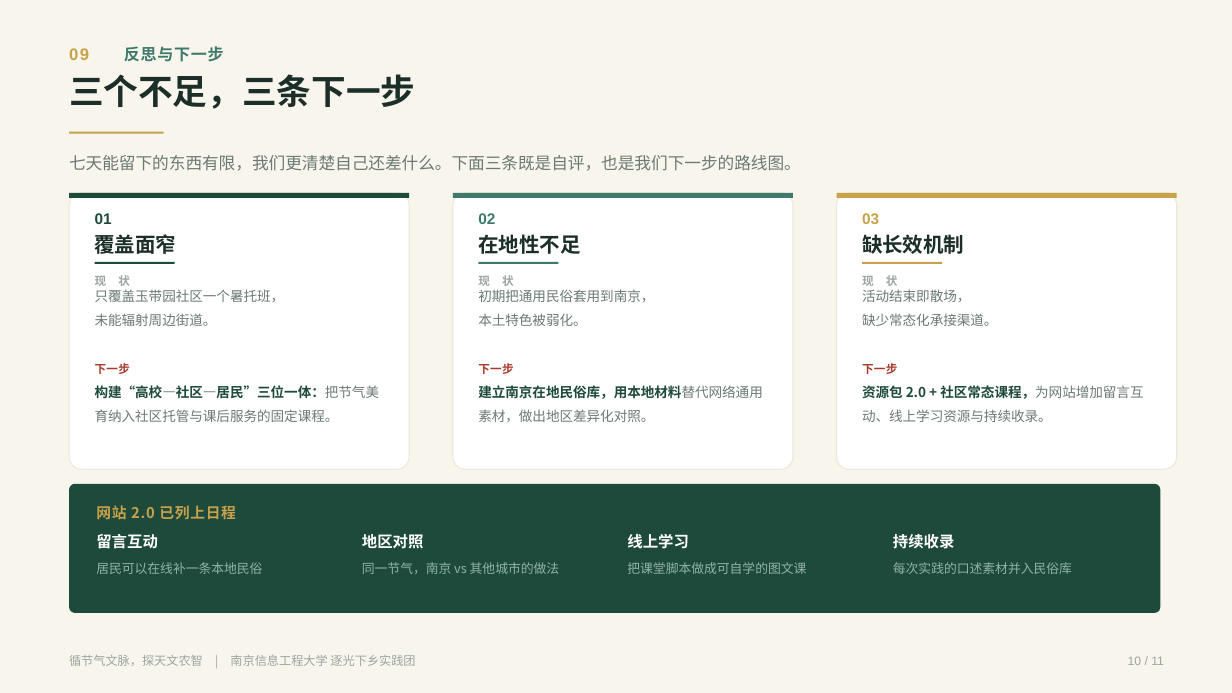
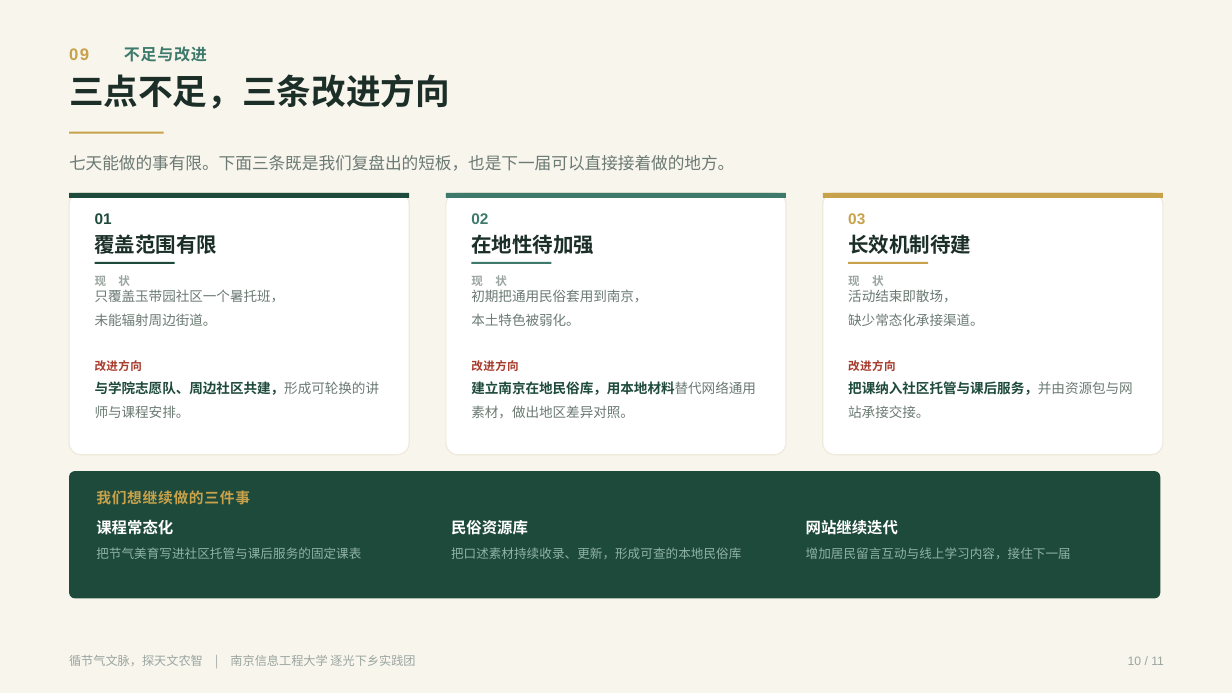
Before and after one commit to Xulu-Debug/jieqi-site, a slide deck: slide 10 of docs/答辩/答辩PPT-5分钟.pptx. Drawn at 1232x693 pixels with LibreOffice and Linux fonts; fonts in the diff are those of the drawing. Boxes give left, top, right and bottom in pixels: in the first picture for what was removed or moved away, otherwise in the second. Text is boxed around its words. In the diff, an @@ line names an element or a change of style, - is before the commit and + after.

Commit message:
docs: 更新答辩 PPT 为面向老师汇报版本（做了什么/做出了什么/带来了什么/反响）

```diff
--- a/docs/答辩/答辩PPT-5分钟.pptx
+++ b/docs/答辩/答辩PPT-5分钟.pptx
@@ text at (x1=124, y1=46, x2=207, y2=62): text changed @@
-09 反思与下一步
+09 不足与改进
@@ text at (x1=69, y1=74, x2=450, y2=109): text changed @@
-三个不足，三条下一步
+三点不足，三条改进方向
@@ text at (x1=69, y1=155, x2=734, y2=171): text changed @@
-七天能留下的东西有限，我们更清楚自己还差什么。下面三条既是自评，也是我们下一步的路线图。
+七天能做的事有限。下面三条既是我们复盘出的短板，也是下一届可以直接接着做的地方。
@@ rounded rectangle resized from (x1=69, y1=193, x2=409, y2=470) to (x1=69, y1=193, x2=409, y2=455) @@
@@ rectangle moved from (x1=453, y1=193, x2=793, y2=199) to (x1=446, y1=193, x2=787, y2=199) @@
@@ rounded rectangle resized from (x1=453, y1=193, x2=793, y2=470) to (x1=446, y1=193, x2=787, y2=455) @@
@@ rounded rectangle resized from (x1=837, y1=193, x2=1177, y2=470) to (x1=823, y1=193, x2=1164, y2=455) @@
@@ text at (x1=95, y1=234, x2=218, y2=254): text changed @@
-覆盖面窄
+覆盖范围有限
@@ text at (x1=471, y1=234, x2=594, y2=254): text changed @@
-在地性不足
+在地性待加强
@@ text at (x1=848, y1=234, x2=971, y2=254): text changed @@
-缺长效机制
+长效机制待建
@@ 2 texts, 1 rectangle moved together from (x1=478, y1=213, x2=559, y2=286) to (x1=471, y1=213, x2=552, y2=286) @@
@@ 2 texts, 2 rectangles moved together from (x1=837, y1=193, x2=1177, y2=286) to (x1=823, y1=193, x2=1164, y2=286) @@
@@ text "初期把通用民俗套用到南京， 本土特色被弱化。" moved from (x1=478, y1=289, x2=654, y2=326) to (x1=471, y1=289, x2=647, y2=326) @@
@@ text "活动结束即散场， 缺少常态化承接渠道。" moved from (x1=862, y1=289, x2=998, y2=326) to (x1=848, y1=289, x2=984, y2=326) @@
@@ text at (x1=95, y1=381, x2=380, y2=418): text changed; text colour #6B7A73 to #1E4A3C; bold on @@
-构建“高校—社区—居民”三位一体：把节气美育纳入社区托管与课后服务的固定课程。
+与学院志愿队、周边社区共建，形成可轮换的讲师与课程安排。
@@ text at (x1=95, y1=360, x2=142, y2=371): text changed @@
-下一步
+改进方向
@@ text at (x1=471, y1=381, x2=756, y2=418): text changed @@
-建立南京在地民俗库，用本地材料替代网络通用素材，做出地区差异化对照。
+建立南京在地民俗库，用本地材料替代网络通用素材，做出地区差异对照。
@@ text at (x1=471, y1=360, x2=518, y2=371): text changed @@
-下一步
+改进方向
@@ text at (x1=848, y1=381, x2=1133, y2=418): text changed; text colour #6B7A73 to #1E4A3C; bold on @@
-资源包 2.0 + 社区常态课程，为网站增加留言互动、线上学习资源与持续收录。
+把课纳入社区托管与课后服务，并由资源包与网站承接交接。
@@ text at (x1=848, y1=360, x2=895, y2=371): text changed @@
-下一步
+改进方向
@@ rounded rectangle moved from (x1=69, y1=484, x2=1161, y2=614) to (x1=69, y1=471, x2=1161, y2=599) @@
@@ text at (x1=96, y1=490, x2=250, y2=505): text changed @@
-网站 2.0 已列上日程
+我们想继续做的三件事
@@ text at (x1=96, y1=520, x2=173, y2=535): text changed @@
-留言互动
+课程常态化
@@ text at (x1=451, y1=520, x2=528, y2=535): text changed @@
-地区对照
+民俗资源库
@@ text removed at (x1=627, y1=534, x2=689, y2=549) @@
-线上学习
@@ text added at (x1=806, y1=520, x2=898, y2=535), 12 pt, text #FFFFFF, bold @@
+网站继续迭代
@@ text removed at (x1=893, y1=534, x2=955, y2=549) @@
-持续收录
@@ text at (x1=96, y1=547, x2=361, y2=559): text changed; size 10 to 9.8 pt @@
-居民可以在线补一条本地民俗
+把节气美育写进社区托管与课后服务的固定课表
@@ text at (x1=451, y1=547, x2=741, y2=559): text changed; size 10 to 9.8 pt @@
-同一节气，南京 vs 其他城市的做法
+把口述素材持续收录、更新，形成可查的本地民俗库
@@ text at (x1=806, y1=547, x2=1071, y2=559): text changed; size 10 to 9.8 pt @@
-把课堂脚本做成可自学的图文课
+增加居民留言互动与线上学习内容，接住下一届
@@ text removed at (x1=893, y1=562, x2=1072, y2=574) @@
-每次实践的口述素材并入民俗库
```
Also in this commit, not shown: 8 other slides changed, 2 slides added, 2 slides removed.
